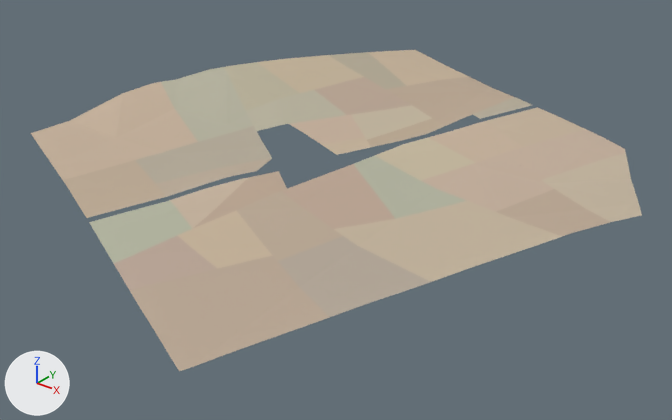
Two versions of the glTF model assets/malta/countryside/farm_-5_6_soil.glb, one commit apart.
The view is the same before and after, from a camera (50 mm lens) standing at (747.0, -911.0, 549.0) and looking at (243.0, -282.0, 159.0). Every picture has the same lights, and +X, +Y and +Z are marked at lower left. The first picture is the older version. Vertices at exactly the same position are counted once.

Names of what the first picture shows: 'geometry_0'.
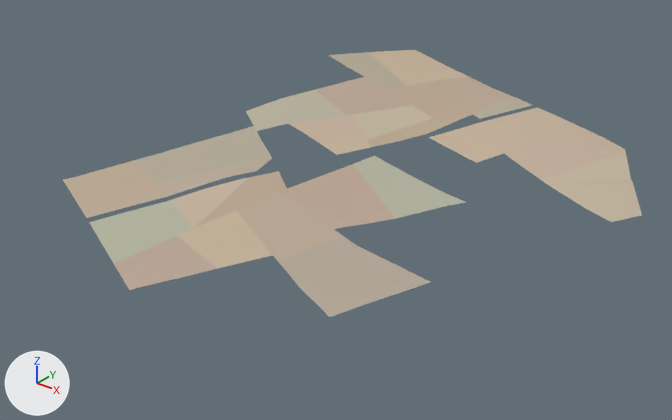
Location of each change, [x1, y1, x2, y2] in pixels of the pictures (672 x 420 px):
'geometry_0', reshaped (17% shorter): before [31, 50, 642, 371]; after [63, 50, 642, 317]
part 1 of me_geometry_0, deleted: before [31, 55, 364, 180]
part 2 of me_geometry_0, cut back: before [130, 138, 638, 371]; after [296, 179, 638, 287]

Diff of the bpy script that builds the scene:
```diff
--- a/assets/malta/countryside/farm_-5_6_soil.glb.py
+++ b/assets/malta/countryside/farm_-5_6_soil.glb.py
@@ me_geometry_0 @@
 # used by ob_geometry_0; location = (0.0, 0.0, 0.0)
-me_geometry_0.from_pydata(...)  # 323 vertices, 455 faces; spans x -65.0..513.0, y -569.0..30.0, z 174.0..232.0
+me_geometry_0.from_pydata(...)  # 255 vertices, 313 faces; spans x 56.0..513.0, y -528.0..30.0, z 182.0..230.0
+# me_geometry_0 part 1
+# 39 vertices are removed from x -65.0..113.0, y -440.0..-82.0, z 198.0..232.0
+# 71 faces are deleted
+# me_geometry_0 part 2
+# 34 vertices are removed from x 260.0..482.0, y -569.0..-200.0, z 174.0..210.0
+# 81 faces are deleted
+# 5 vertices are added at (337.0, -446.0, 185.0), (372.0, -264.0, 200.0), (376.0, -265.0, 200.0), (470.0, -175.0, 211.0), (480.0, -157.0, 210.0)
+# 10 new faces join them
 me_geometry_0.materials.append(mat_defaultmaterial)
```
